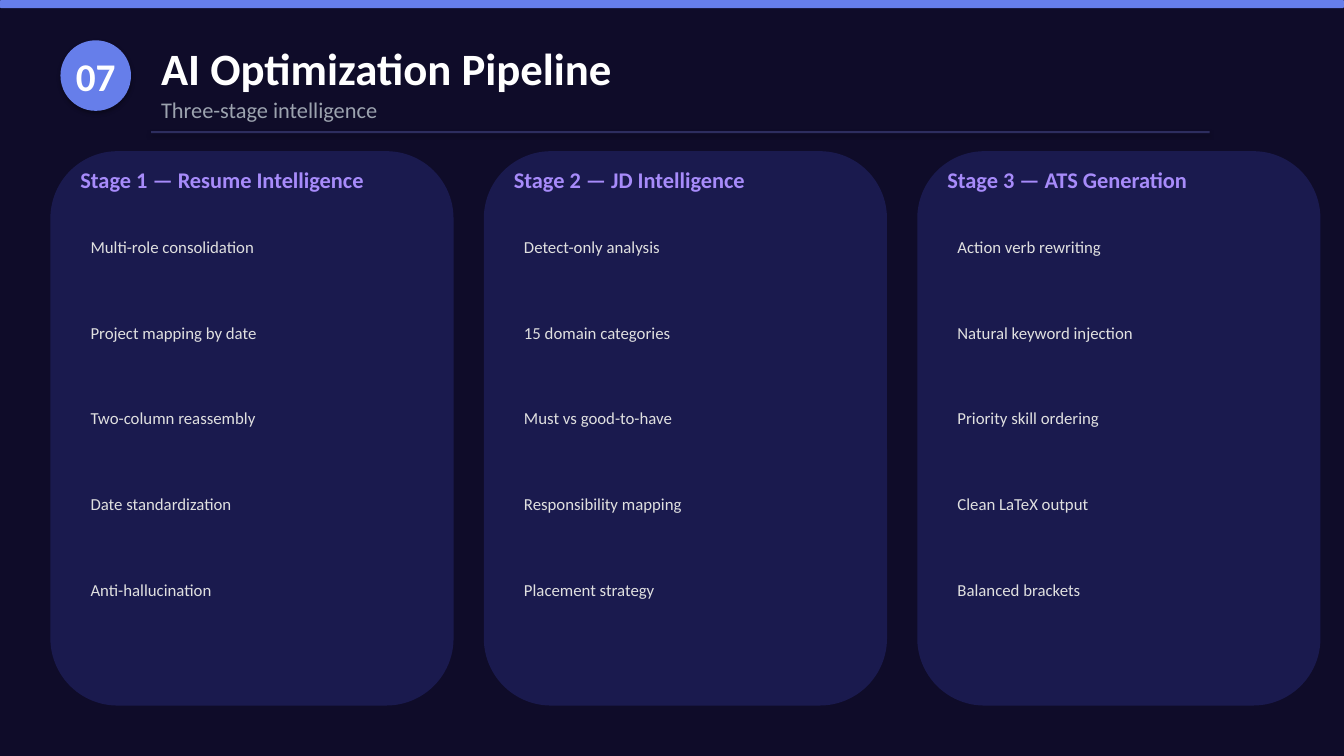
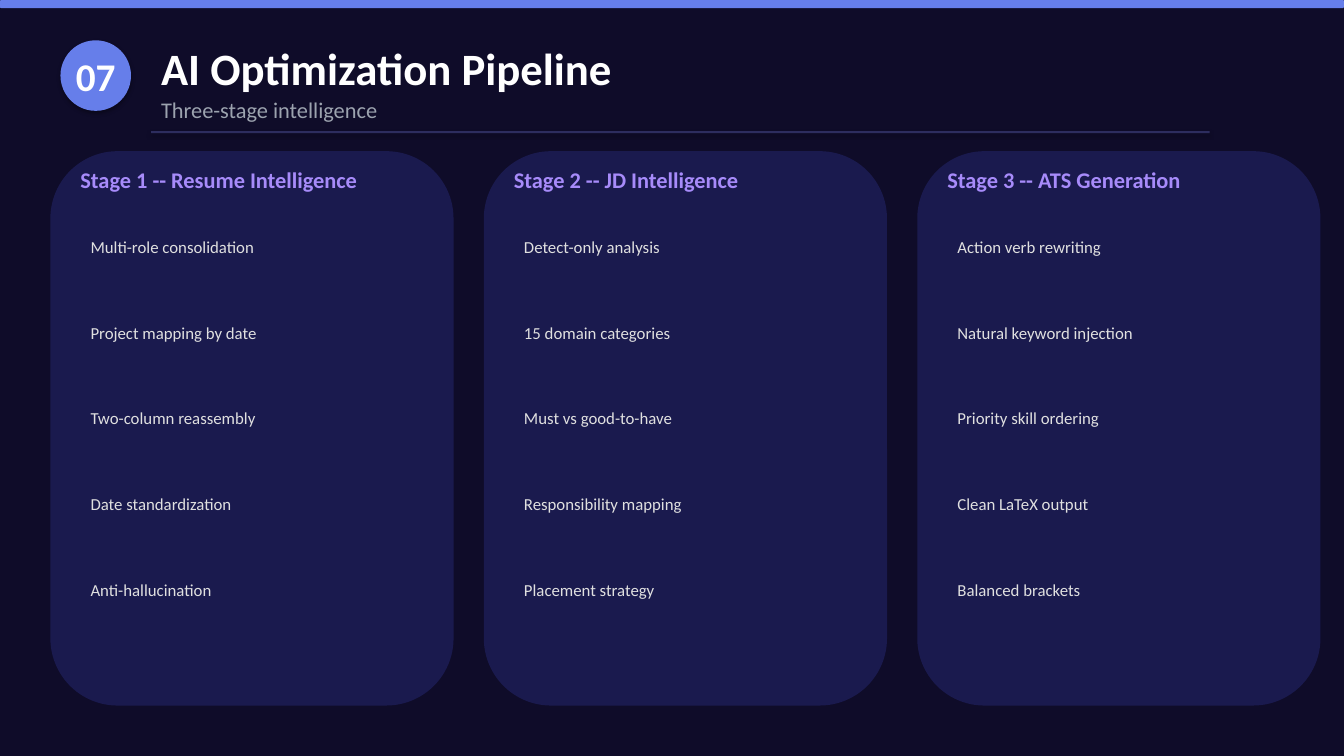
Before and after one commit to nitinkumar30/aiResumeOptimizer, a slide deck: slide 8 of AI_Resume_Optimizer_Presentation.pptx. Drawn at 1344x756 pixels with LibreOffice and Linux fonts; fonts in the diff are those of the drawing. Boxes give left, top, right and bottom in pixels: in the first picture for what was removed or moved away, otherwise in the second. Text is boxed around its words. In the diff, an @@ line names an element or a change of style, - is before the commit and + after.

```diff
--- a/AI_Resume_Optimizer_Presentation.pptx
+++ b/AI_Resume_Optimizer_Presentation.pptx
@@ text at bbox=[80, 172, 357, 192]: text changed @@
-Stage 1 — Resume Intelligence
+Stage 1 -- Resume Intelligence
@@ text at bbox=[514, 172, 738, 192]: text changed @@
-Stage 2 — JD Intelligence
+Stage 2 -- JD Intelligence
@@ text at bbox=[947, 172, 1180, 192]: text changed @@
-Stage 3 — ATS Generation
+Stage 3 -- ATS Generation
```
Also in this commit, not shown: 4 other slides changed, 1 slide added, 1 slide removed, 2 other files.
